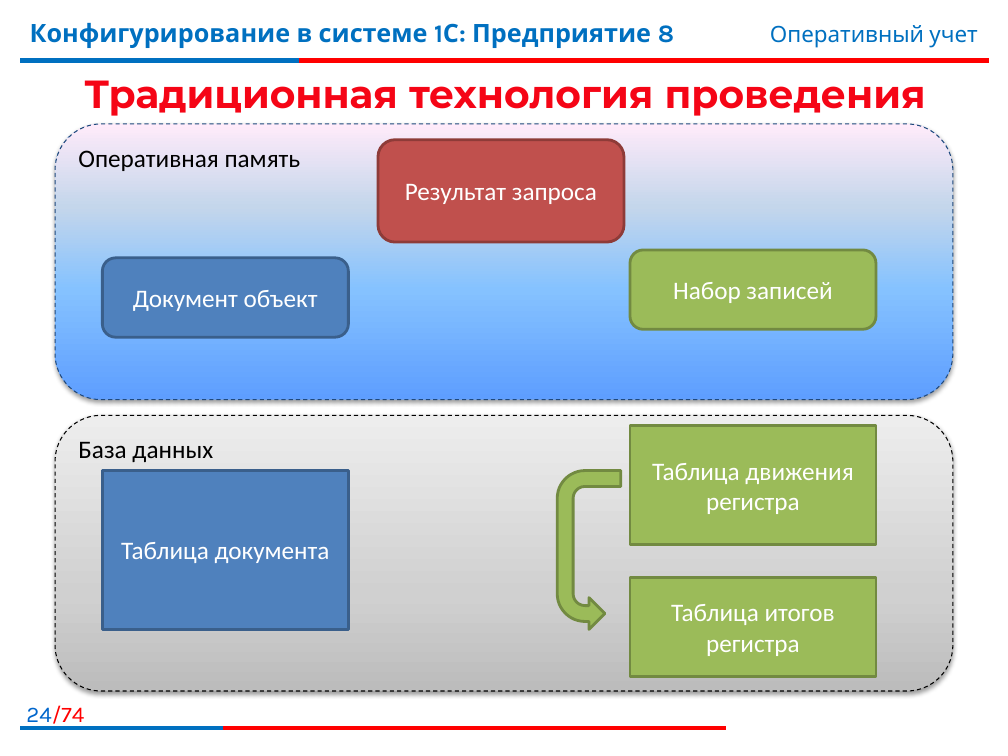
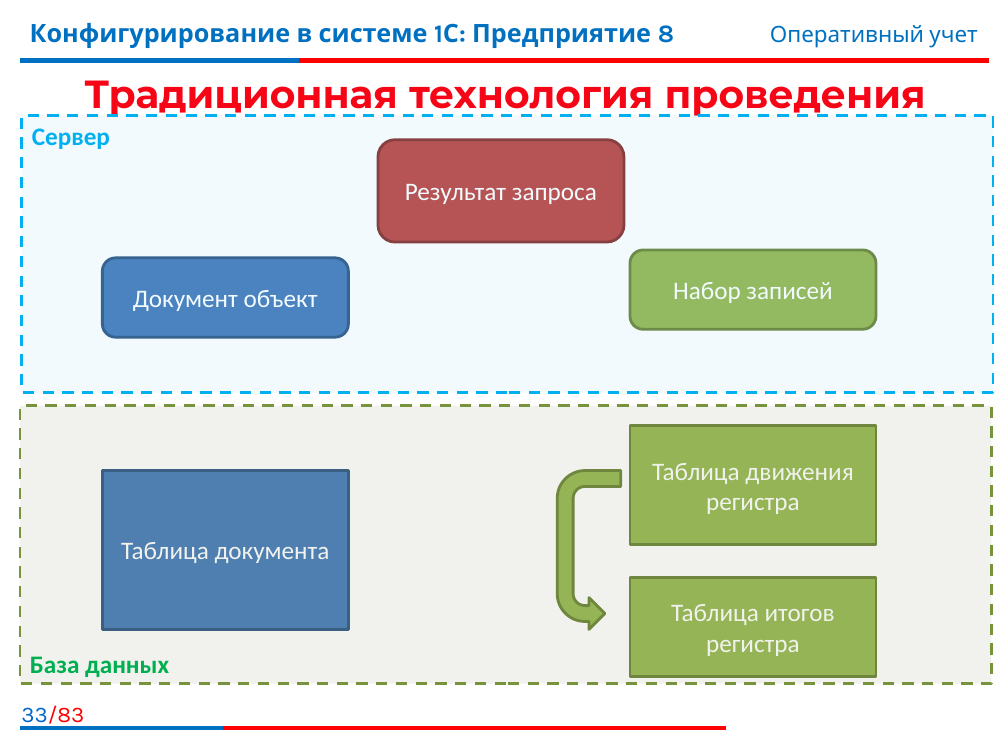
Before and after one commit to bestteacher-1c/documents_compl_kurs, a slide deck: slide 33 of Занятие_10/Иллюстрации_10.pptx (slide 24 before the commit). Drawn at 1008x756 pixels with LibreOffice and Linux fonts; fonts in the diff are those of the drawing; background and template pictures are left out. Boxes give left, top, right and bottom in pixels: in the first picture for what was removed or moved away, otherwise in the second. Text is boxed around its words. In the diff, an @@ line names an element or a change of style, - is before the commit and + after.

```diff
--- a/Занятие_10/Иллюстрации_10.pptx
+++ b/Занятие_10/Иллюстрации_10.pptx
@@ rectangle added at (22,115,994,393), fill #00B0F0 at 5% opacity, outline #00B0F0 2 pt dashed, 18 pt, text #00B0F0, bold @@
+Сервер
@@ rounded rectangle removed at (55,124,954,399) @@
-Оперативная память
@@ rectangle "База данных": place and size @@
-rectangle "База данных" at (55,415,954,690)
+rectangle "База данных" at (20,406,992,684)
@@ rectangle "База данных" at (20,406,992,684): text colour #000000 to #00B050, bold on; vertical alignment top to bottom; rounded rectangle to rectangle; fill gradient #BDBDBD to #D1D1D1 to #EEEEEE to #4F6228 at 8% opacity; outline #000000 0.75 pt dashed to #77933C 2 pt dashed; shadow off @@
@@ page number at (21,705,84,729): text changed @@
-24/74
+33/83
```
Also in this commit, not shown: 31 other slides changed, 10 slides added, 1 slide removed, 1 other file.
